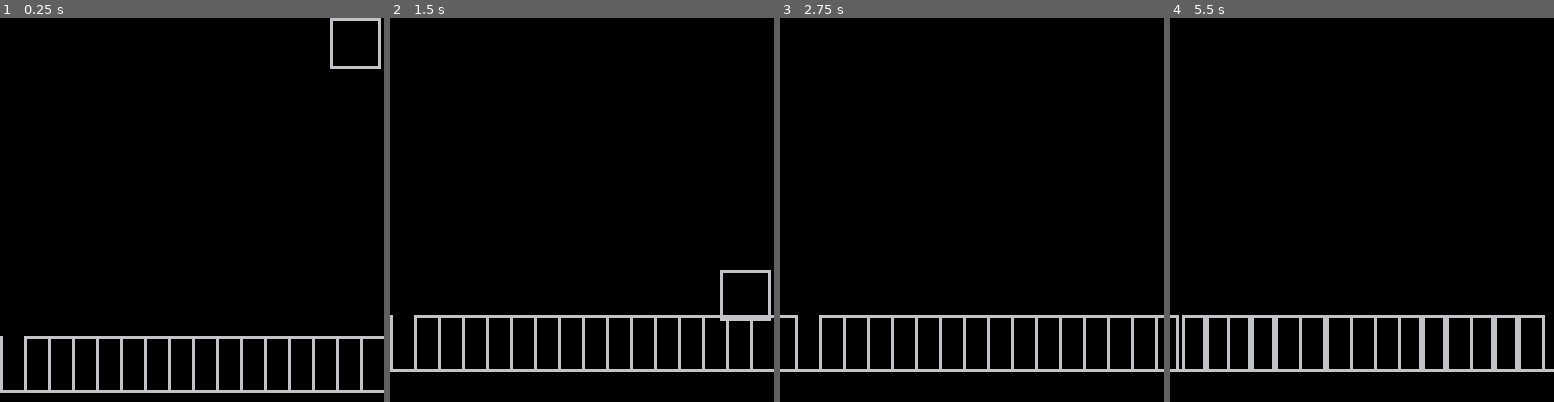
Above: before the commit, frames 1-4 (left to right).
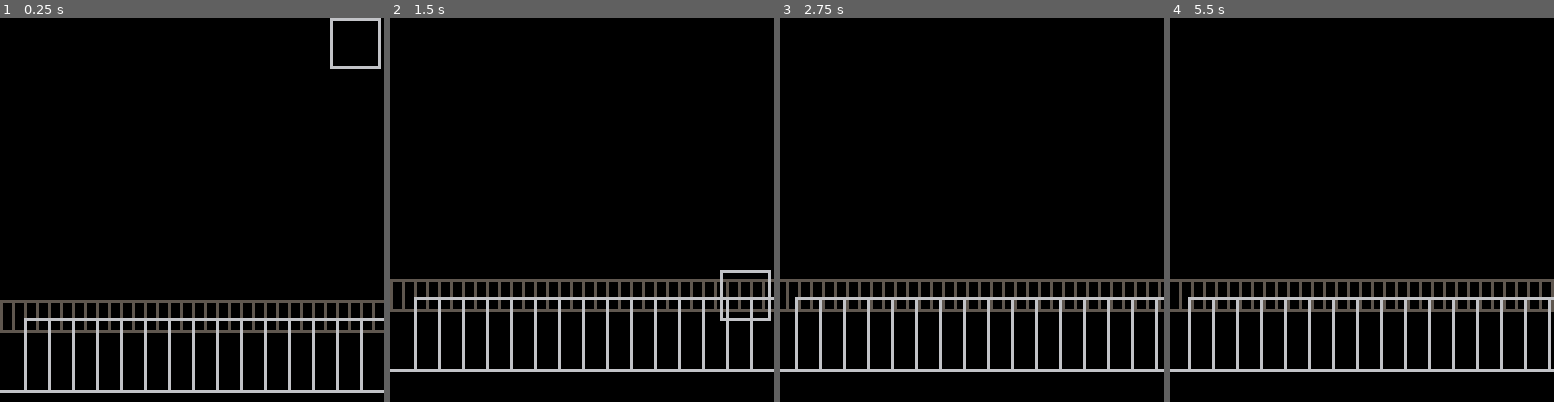
Above: after the commit, the same moments.

Repository: geojax/LudumDare52
Game: PICO-8 cartridge ld52.p8
Two runs of this game, one before a commit and one after it. Both use one fixed random seed, a clock stepped at 60 frames per second and the inputs below.
Inputs:
- Up to frame 1 (0.25 s): no input
- Up to frame 2 (1.5 s): no input
- Up to frame 3 (2.75 s): hold Down from 2.42 s (still down)
- Up to frame 4 (5.5 s): release Down at 2.82 s; hold Right 2.87-3.53 s; hold Up 3.58-4.08 s; hold Right 4.13-4.53 s; hold Down 4.58-5.08 s

The runs differ from the first frame. In frame 1, 4.7% of the frame differs, in the area x 0-100%, y 73-97%; in frame 2, 4.7%; in frame 3, 4.9%; in frame 4, 9.2%, in the area x 0-100%, y 67-92%.

Commit message:
parallax, clouds

Diff:
--- a/bg.lua
+++ b/bg.lua
@@ -1,20 +1,36 @@
 function init_bg()
     corns={}
-    corn_y=ground_y-18
+    corn_y=ground_y-24
     for i=1,20 do
-        add(corns,{x=i*8})
+        add(corns, {x=i*8})
     end
+
+    back_corns_offset=0
+    clouds_y=-50
+    clouds_offset=0
 end
 
 function upd_bg()
+    back_corns_offset-=plr_dx*.5
+    clouds_offset-=plr_dx*.75
+    if (back_corns_offset > 4) back_corns_offset-=4
+    if (clouds_offset > 16) clouds_offset -= 16
     for c in all(corns) do
-        if(c.x>128)c.x=-8
+        if(c.x>128)c.x-=128
         c.x -= plr_dx
     end
 end
 
 function dr_bg()
+    for x=back_corns_offset-8,back_corns_offset+136,4 do
+        rect(x, ground_y-30,x+4,ground_y-20,5)
+    end
+
+    for x=clouds_offset-8,clouds_offset+136,16 do
+        rect(x, clouds_y, x + 16, clouds_y + 8)
+    end
+
     for c in all(corns) do
-        rect(c.x,corn_y,c.x+8,ground_y)
+        rect(c.x,corn_y,c.x+8,ground_y,6)
     end
 end
--- a/main.lua
+++ b/main.lua
@@ -4,6 +4,7 @@
     draw=dr_main
     update=upd_main
     cam_lobound=10
+    cam_hibound=-60
     init_plr()
     init_bg()
 end
@@ -13,6 +14,5 @@
 end
 
 function _draw()
-    cls()
     draw()
 end
--- a/player.lua
+++ b/player.lua
@@ -1,32 +1,42 @@
 function init_plr()
-    plr_x=110
+    plr_x=0 -- world position
+    plr_draw_x=110 -- drawn position
     plr_y=0
     plr_dy=0
     plr_dx=0
-    plr_energy=10
+    plr_energy=1
+    flap_cost=0.1
     term_v_glide=3
     term_v_dive=10
-    flap_strength=2
+    term_v_hor=-5
+    flap_strength=3
 end
 
 function upd_plr()
     --input
     -- flap when up is pressed.
     if btnp(2) then
-        plr_dy-=flap_strength
-        plr_dx=min(-1,plr_dx * .8)
+        plr_dy -= flap_strength
+        plr_dx = min(-1, plr_dx * .9)
+        plr_energy -= flap_cost
     end
 
     -- dive when down is pressed, otherwise glide.
     if btn(3) then
-        plr_dy+=grav
-        plr_dx-=grav
+        plr_dy+=.25
+        plr_dx=max(plr_dx - grav, term_v_hor)
     else
         plr_dy=mid(plr_dy+grav,term_v_glide,-term_v_glide)
     end
+
+    --slow down when right is pressed
+    if btnp(1) then
+        plr_dx *= .8
+    end
     plr_y+=plr_dy
+    plr_x+=plr_dx
 end
 
 function dr_plr()
-    rect(plr_x,plr_y,plr_x+16,plr_y+16)
+    rect(plr_draw_x,plr_y,plr_draw_x+16,plr_y+16)
 end
--- a/state_main.lua
+++ b/state_main.lua
@@ -4,9 +4,10 @@
 end
 
 function dr_main()
+    cls()
     palt(0)
     palt(12) -- blue transparent
-    camera(plr_x-110,min(plr_y,cam_lobound))
+    camera(0,mid(plr_y,cam_lobound, cam_hibound))
     line(0,ground_y,128,ground_y)
     dr_bg()
     dr_plr()
